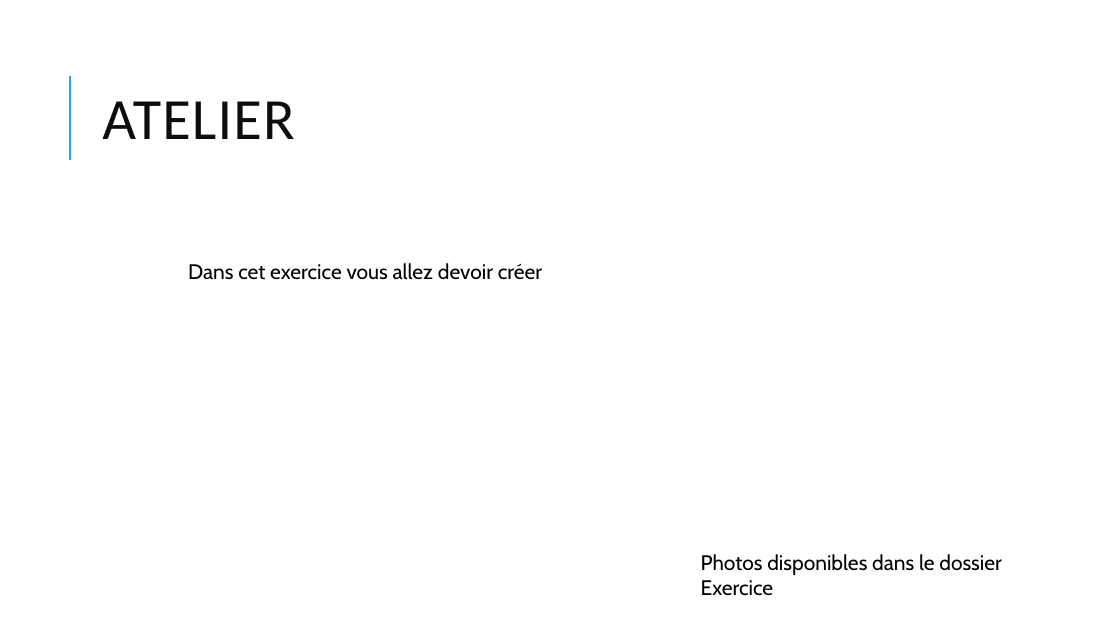
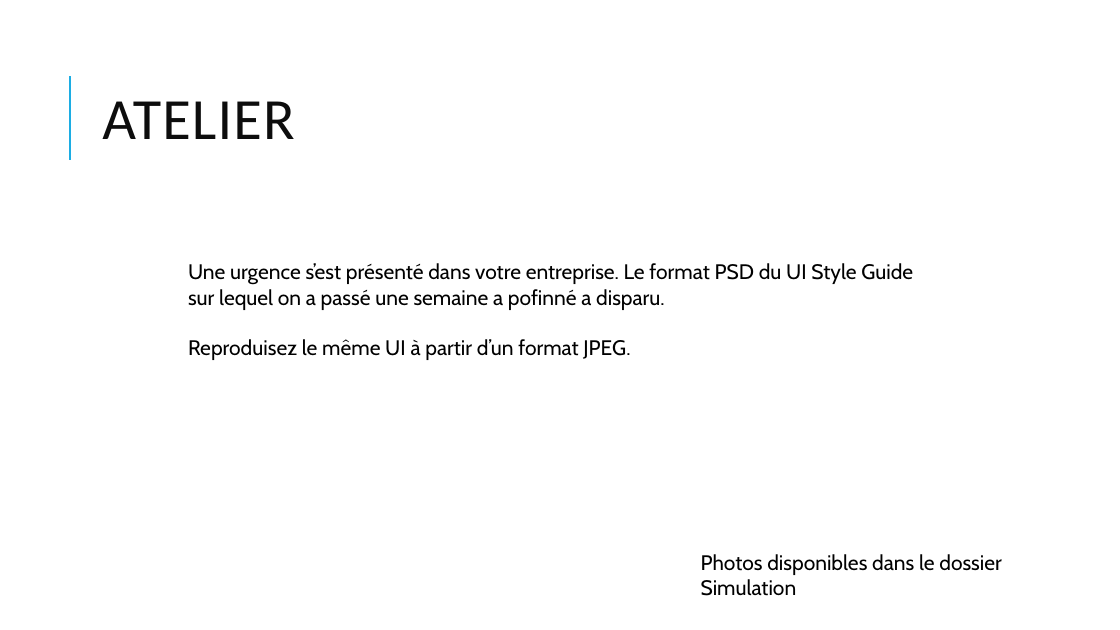
Before and after one commit to lasridouae/Photoshop-Web-Design, a slide deck: slide 8 of 2. Création de UI Elements/Création de UI Elements.pptx. Drawn at 1120x630 pixels with LibreOffice and Linux fonts; fonts in the diff are those of the drawing. Boxes give left, top, right and bottom in pixels: in the first picture for what was removed or moved away, otherwise in the second. Text is boxed around its words. In the diff, an @@ line names an element or a change of style, - is before the commit and + after.

```diff
--- a/2. Création de UI Elements/Création de UI Elements.pptx
+++ b/2. Création de UI Elements/Création de UI Elements.pptx
@@ text at <box>188,263,913,360</box>: text changed @@
-Dans cet exercice vous allez devoir créer
+Une urgence s’est présenté dans votre entreprise. Le format PSD du UI Style Guide sur lequel on a passé une semaine a pofinné a disparu.
+Reproduisez le même UI à partir d’un format JPEG.
@@ text at <box>701,554,1002,596</box>: text changed @@
-Photos disponibles dans le dossier Exercice
+Photos disponibles dans le dossier Simulation
```
Also in this commit, not shown: 4 other files.
